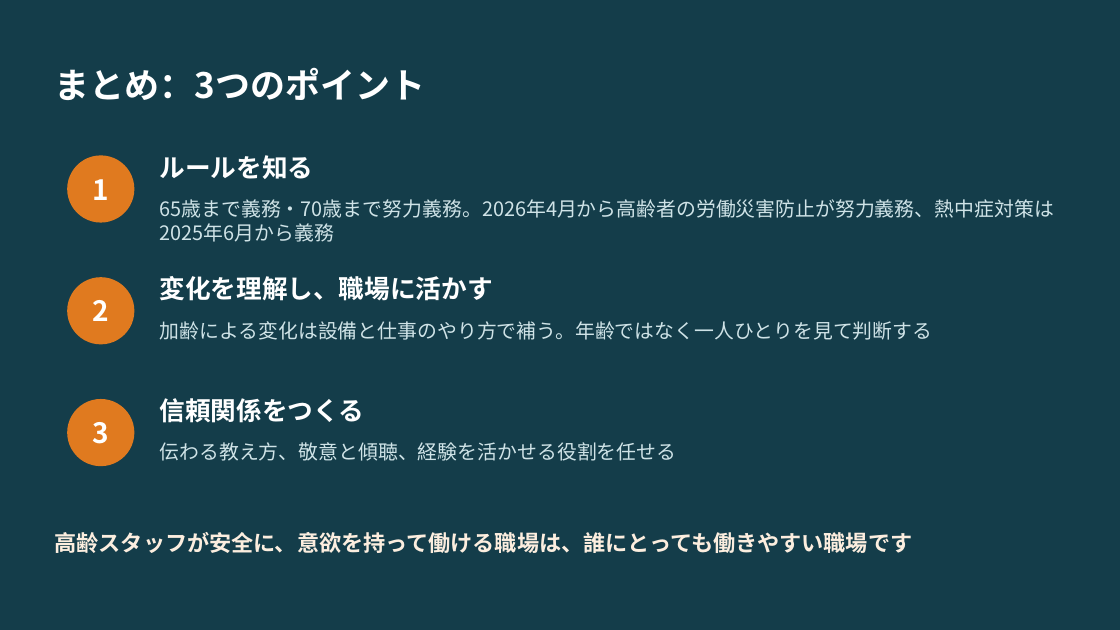
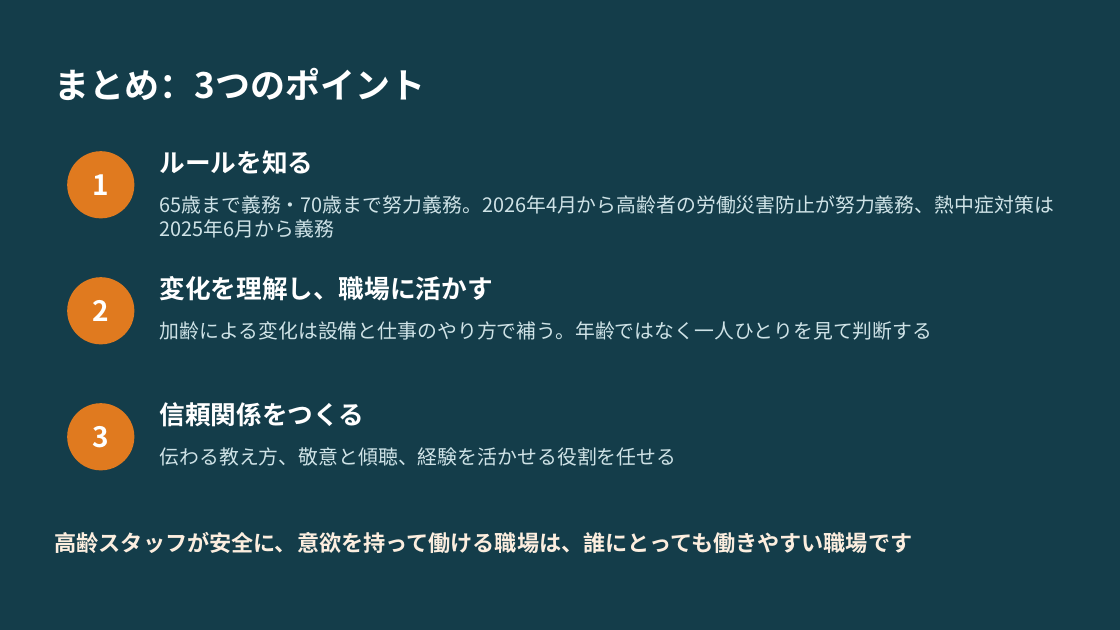
Before and after one commit to lastradezanpano/Udemy, a slide deck: slide 37 of 高齢者雇用研修/物流現場の高齢者雇用_研修スライド_v1.0.pptx. Drawn at 1120x630 pixels with LibreOffice and Linux fonts; fonts in the diff are those of the drawing. Boxes give left, top, right and bottom in pixels: in the first picture for what was removed or moved away, otherwise in the second. Text is boxed around its words. In the diff, an @@ line names an element or a change of style, - is before the commit and + after.

```diff
--- a/高齢者雇用研修/物流現場の高齢者雇用_研修スライド_v1.0.pptx
+++ b/高齢者雇用研修/物流現場の高齢者雇用_研修スライド_v1.0.pptx
@@ 2 texts, 1 ellipse: place and size @@
-2 texts, 1 ellipse at (67,155,1054,242)
+2 texts, 1 ellipse at (67,150,1054,238)
@@ 2 texts, 1 ellipse: place and size @@
-2 texts, 1 ellipse at (67,398,677,466)
+2 texts, 1 ellipse at (67,402,677,471)
```
Also in this commit, not shown: 6 other slides changed, 4 other files.
